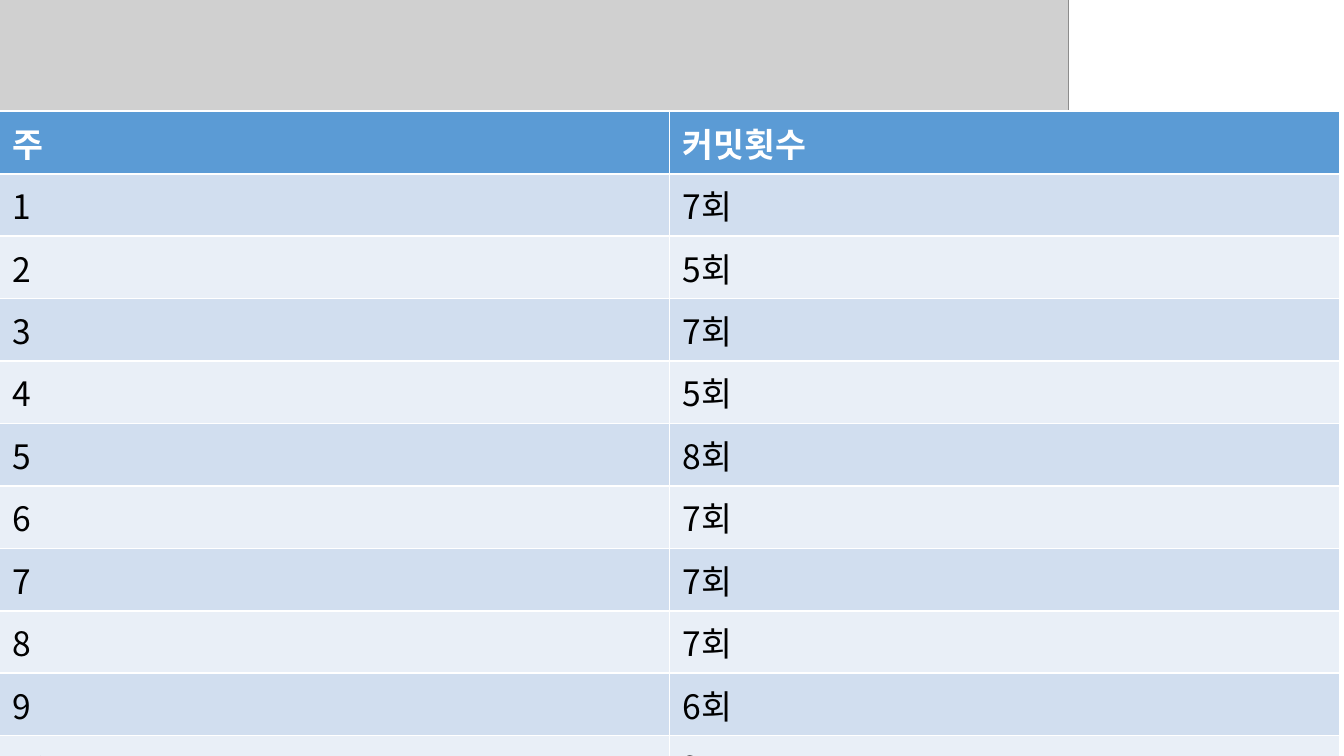
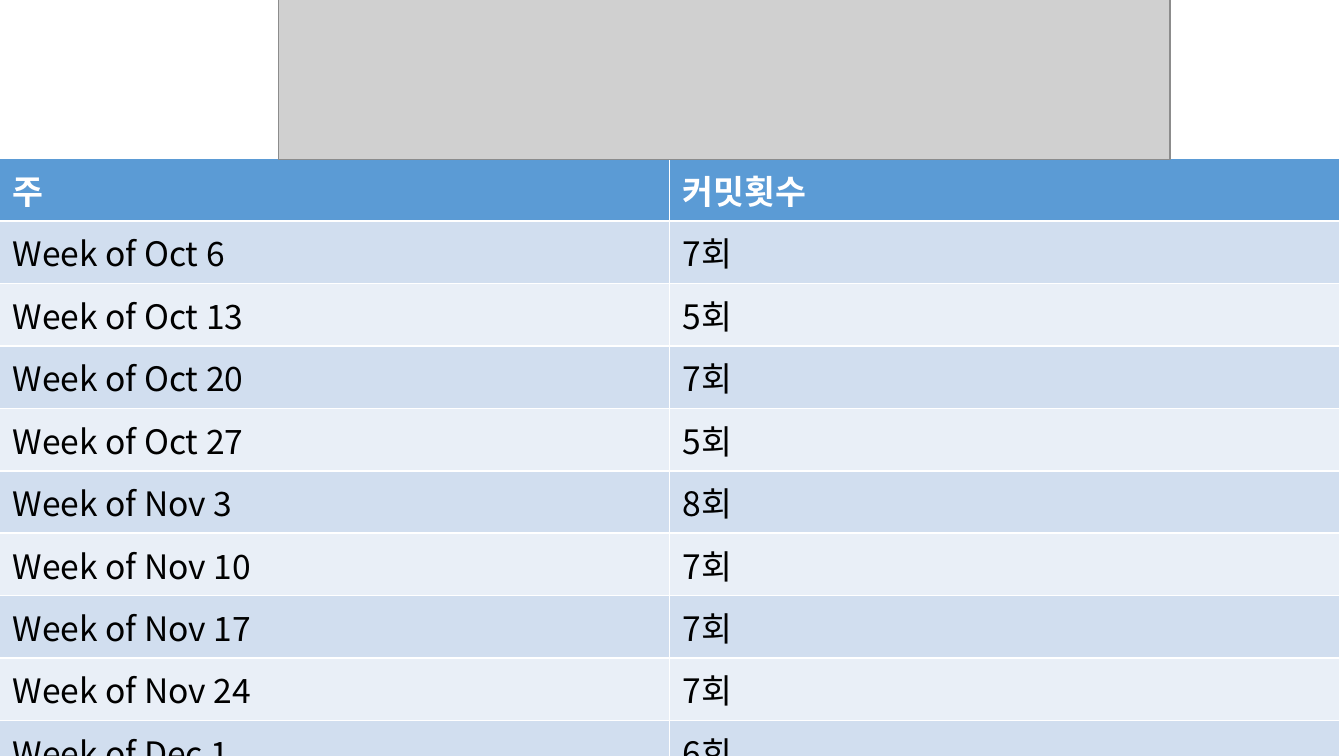
Before and after one commit to gkwodhsla/2DGP_project, a slide deck: slide 2 of projectPPT/마지막 발표.pptx. Drawn at 1344x756 pixels with LibreOffice and Linux fonts; fonts in the diff are those of the drawing; grey boxes stand for pictures. Boxes give left, top, right and bottom in pixels: in the first picture for what was removed or moved away, otherwise in the second. Text is boxed around its words. In the diff, an @@ line names an element or a change of style, - is before the commit and + after.

```diff
--- a/projectPPT/마지막 발표.pptx
+++ b/projectPPT/마지막 발표.pptx
@@ picture removed at <box>0,0,1068,112</box> @@
@@ picture added at <box>278,0,1171,160</box> @@
@@ table at <box>0,159,1340,756</box> @@
-row 2: 1 | 7회
-row 3: 2 | 5회
-row 4: 3 | 7회
-row 5: 4 | 5회
-row 6: 5 | 8회
-row 7: 6 | 7회
-row 8: 7 | 7회
-row 9: 8 | 7회
-row 10: 9 | 6회
-row 11: 10 | ?
-row 12: 평균 | ?
+row 2: Week of Oct 6 | 7회
+row 3: Week of Oct 13 | 5회
+row 4: Week of Oct 20 | 7회
+row 5: Week of Oct 27 | 5회
+row 6: Week of Nov 3 | 8회
+row 7: Week of Nov 10 | 7회
+row 8: Week of Nov 17 | 7회
+row 9: Week of Nov 24 | 7회
+row 10: Week of Dec 1 | 6회
+row 11: Week of Dec 8 | 1회
@@ table: place and size @@
-table at <box>0,112,1340,756</box>
+table at <box>0,159,1340,756</box>
```
Also in this commit, not shown: 1 other file.
